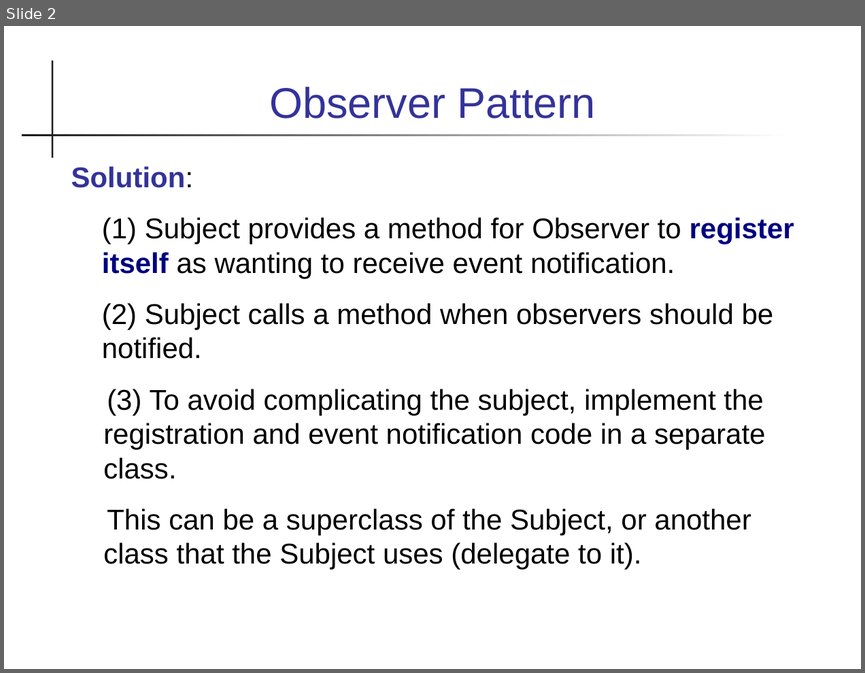
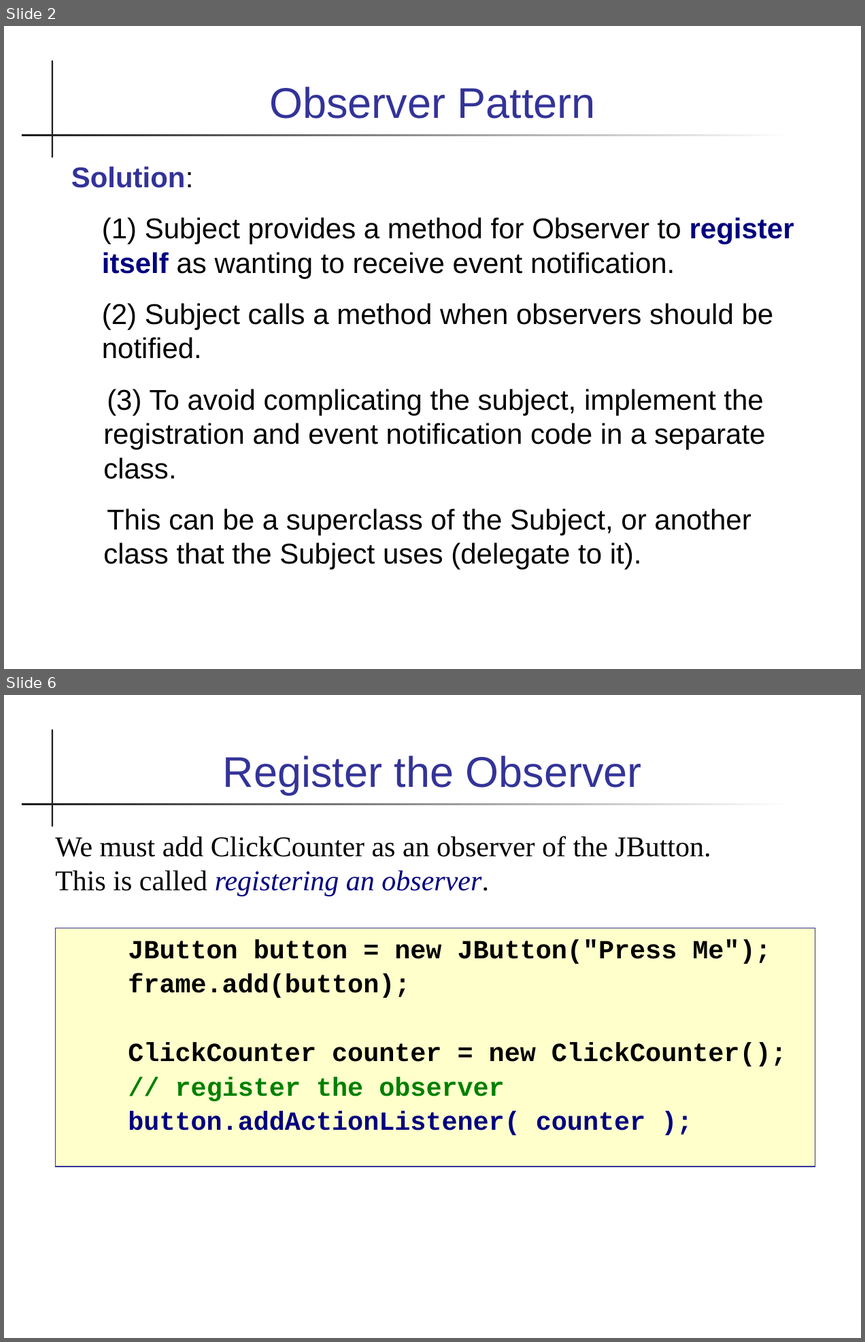
Before and after one commit to skeoop/skeoop.github.io, a slide deck: patterns/Observer Pattern.ppt. Shown one above the other, each under a label of ours: slide 2 before the commit, slides 2 and 6 after it; the slides between them are not shown. The pictures are 865x673 and 865x1342 pixels, drawn with LibreOffice and Linux fonts; fonts in the diff are those of the drawing. Boxes give left, top, right and bottom in pixels: in the first picture for what was removed or moved away, otherwise in the second. Text is boxed around its words. In the diff, an @@ line names an element or a change of style, - is before the commit and + after.

```diff
--- a/patterns/Observer Pattern.ppt
+++ b/patterns/Observer Pattern.ppt
@@ slide 6 added at (4,695,861,1338), background #FFFFFF; not listed: 2 template elements that a slide beside it also shows @@
@@ title added at (223,756,642,795), 36 pt, text #333399 @@
+Register the Observer
@@ text added at (55,836,711,896), 24 pt, text #000000 @@
+We must add ClickCounter as an observer of the JButton.
+This is called registering an observer.
@@ text added at (56,928,815,1166), fill #FFFFCC, outline #333399 0.74 pt, 22 pt, text #000000, bold @@
+JButton button = new JButton("Press Me");
+frame.add(button);
+ClickCounter counter = new ClickCounter();
+// register the observer
+button.addActionListener( counter );
```
Also in this commit, not shown: 7 slides changed, 5 other slides added, 6 other files.
